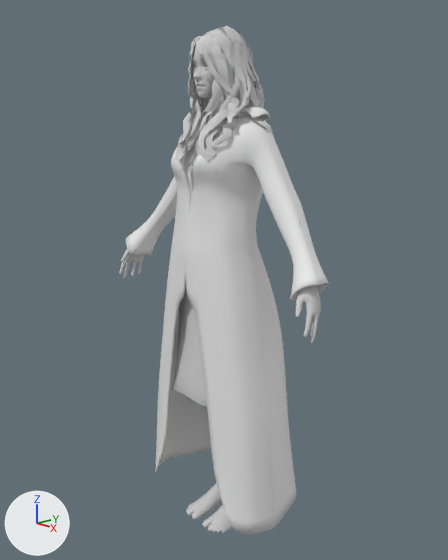
The Blender file PSMG_SS_2015_VGHS/Assets/3D/FRAU_inkl_Mantel.blend: old version first, new version second.
Rendered twice from a 50 mm lens placed at (4.94, -4.32, 4.61), pointed at (-0.05, 0.07, 2.87). Lighting does not change. The marker at lower left points along +X, +Y and +Z.

In view in the first picture: 'Body', 'Haare', 'Mantel'.
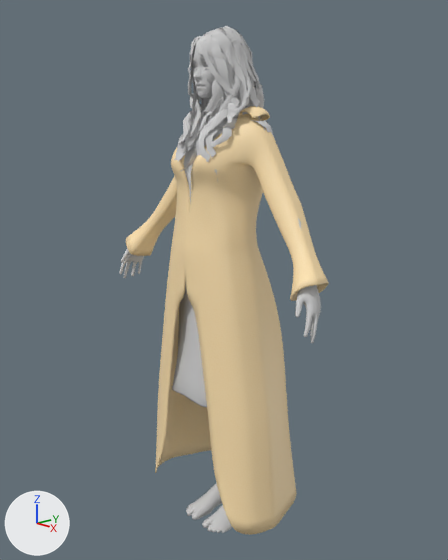
The change, as JSON lines over the scene's bpy script:
```json
{"op": "add", "block": "img_mantel_jpg", "code": ["img_mantel_jpg = load_image('mantel.jpg', '../../Blenderfiles/#eva/textures/mantel.jpg', 480, 480, 'sRGB')"]}
{"op": "add", "block": "mat_mantel_jpg", "code": ["mat_mantel_jpg = principled_material('mantel.jpg')", "mat_mantel_jpg.texture = img_mantel_jpg"]}
{"block": "me_cube_003", "where": "me_cube_003.from_pydata(...)  # 313 vertices, 279 faces; spans x -0.01..2.96, y -1.05..1.47, z -7.26..1.27"}
{"op": "add", "block": "me_cube_003", "code": "me_cube_003.materials.append(mat_mantel_jpg)  # picture img_mantel_jpg"}
```

Pixel boxes [x1, y1, x2, y2] of what changed, in the pictures (448 x 560 px):
```json
{"object": "Mantel", "change": "recoloured", "before": [126, 106, 329, 535], "after": [126, 106, 329, 535], "on screen": "grey to beige"}
```
